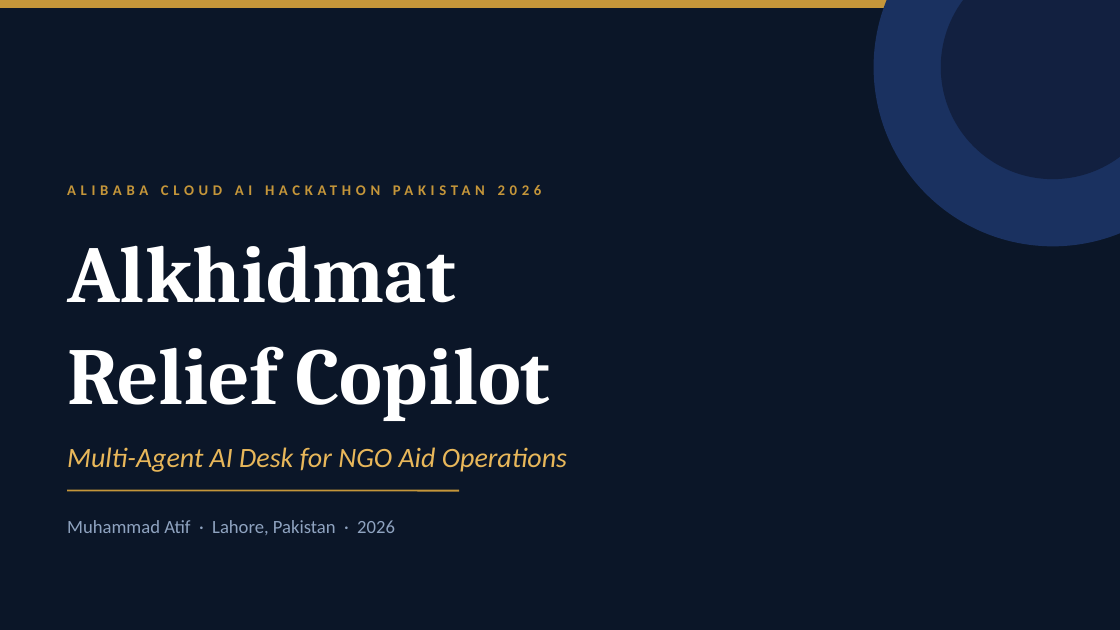
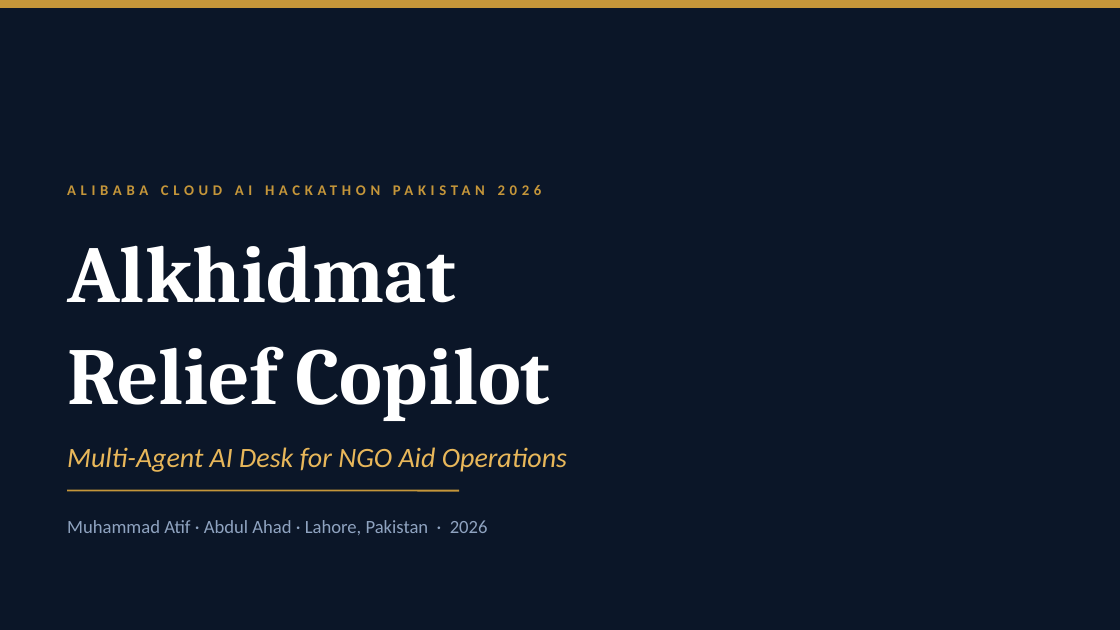
Before and after one commit to Atif1299/alkhidmat-relief-copilot, a slide deck: slide 1 of alkhidmat_relief_copilot.pptx. Drawn at 1120x630 pixels with LibreOffice and Linux fonts; fonts in the diff are those of the drawing. Boxes give left, top, right and bottom in pixels: in the first picture for what was removed or moved away, otherwise in the second. Text is boxed around its words. In the diff, an @@ line names an element or a change of style, - is before the commit and + after.

```diff
--- a/alkhidmat_relief_copilot.pptx
+++ b/alkhidmat_relief_copilot.pptx
@@ ellipse removed at [874,0,1120,246] @@
@@ ellipse removed at [941,0,1120,179] @@
@@ text at [67,520,488,535]: text changed @@
-Muhammad Atif · Lahore, Pakistan · 2026
+Muhammad Atif · Abdul Ahad · Lahore, Pakistan · 2026
```
Also in this commit, not shown: 1 other slide changed, 1 slide added, 4 other files.
